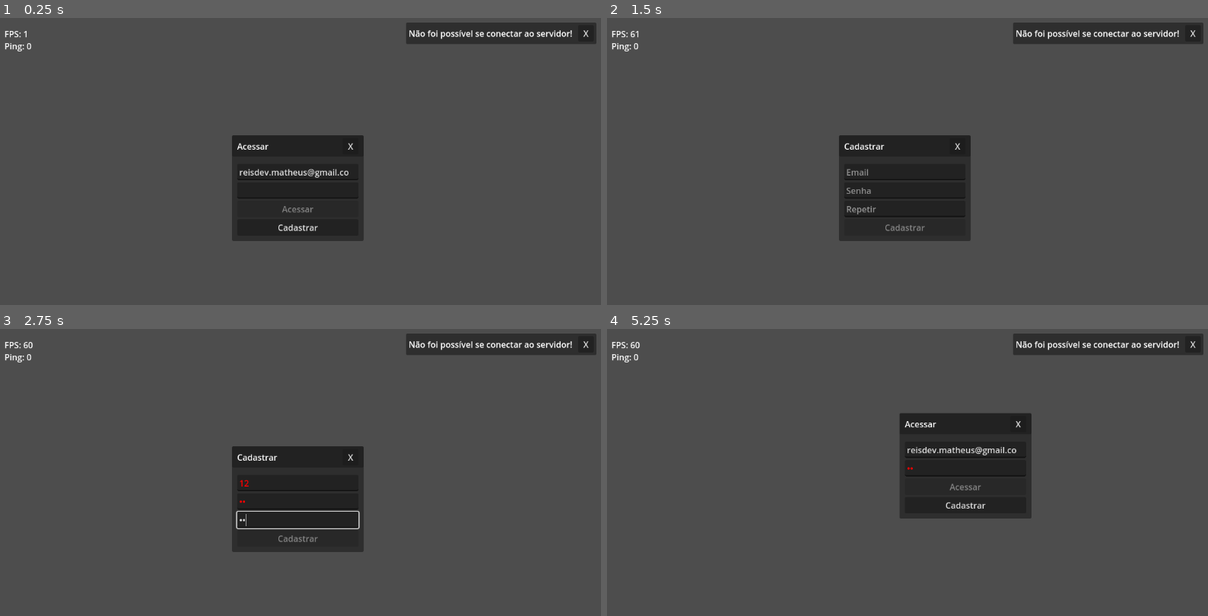
Above: before the commit, frames 1-4 (two rows, left to right).
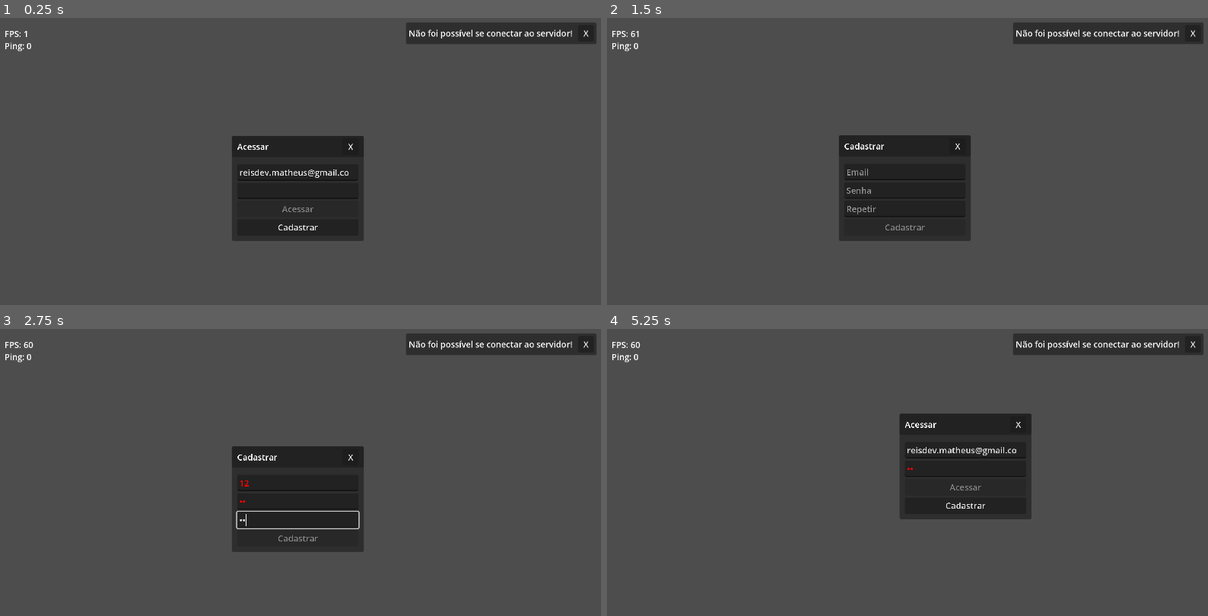
Above: after the commit, the same moments.

Repository: matheusoreis/GodotOnline
Game: Godot game, scene res://main.tscn
Same seed, same stepped clock (60 frames per second), same inputs: the game is played once before the commit and once after it.
Inputs (mouse positions are in pixels of both pictures, inside the frame that each line leads up to):
- Up to frame 1 (0.25 s): no input
- Up to frame 2 (1.5 s): click (907, 190) at 0.52 s; type "12" at 0.6 s; click "Cadastrar" at 1.25 s
- Up to frame 3 (2.75 s): click (300, 483) at 2.02 s; type "12" at 2.1 s; click (300, 501) at 2.25 s; type "12" at 2.33 s; click (300, 521) at 2.48 s; type "12" at 2.57 s
- Up to frame 4 (5.25 s): click "X" at 2.75 s; click "X" at 3.5 s; tap Enter at 4.25 s; drag from (907, 458) to (967, 423) at 4.27 s; tap Space at 5 s; drag from (781, 515) to (871, 567) at 5.02 s

The runs differ from the first frame. In frame 1, 0.8% of the frame differs, in the area x 0-98%, y 3-75%; in frame 2, 0.5%; in frame 3, 0.5%; in frame 4, 0.7%.

Commit message:
feat: Novas keybinds e resolução do cliente

Diff:
--- a/client/project.godot
+++ b/client/project.godot
@@ -22,6 +22,9 @@
 
 [display]
 
+window/size/window_width_override=2304
+window/size/window_height_override=1296
+window/stretch/scale=2.0
 window/vsync/vsync_mode=0
 
 [file_customization]
@@ -54,6 +57,21 @@
 "events": [Object(InputEventKey,"resource_local_to_scene":false,"resource_name":"","device":-1,"window_id":0,"alt_press …(192 unchanged characters)…
 ]
 }
+toggle_inventory={
+"deadzone": 0.5,
+"events": [Object(InputEventKey,"resource_local_to_scene":false,"resource_name":"","device":-1,"window_id":0,"alt_pressed":false,"shift_pressed":false,"ctrl_pressed":false,"meta_pressed":false,"pressed":false,"keycode":0,"physical_keycode":73,"key_label":0,"unicode":105,"location":0,"echo":false,"script":null)
+]
+}
+toggle_character_data={
+"deadzone": 0.5,
+"events": [Object(InputEventKey,"resource_local_to_scene":false,"resource_name":"","device":-1,"window_id":0,"alt_pressed":false,"shift_pressed":false,"ctrl_pressed":false,"meta_pressed":false,"pressed":false,"keycode":0,"physical_keycode":67,"key_label":0,"unicode":99,"location":0,"echo":false,"script":null)
+]
+}
+toggle_chat={
+"deadzone": 0.5,
+"events": [Object(InputEventKey,"resource_local_to_scene":false,"resource_name":"","device":-1,"window_id":0,"alt_pressed":false,"shift_pressed":false,"ctrl_pressed":false,"meta_pressed":false,"pressed":false,"keycode":0,"physical_keycode":84,"key_label":0,"unicode":116,"location":0,"echo":false,"script":null)
+]
+}
 
 [rendering]
 
